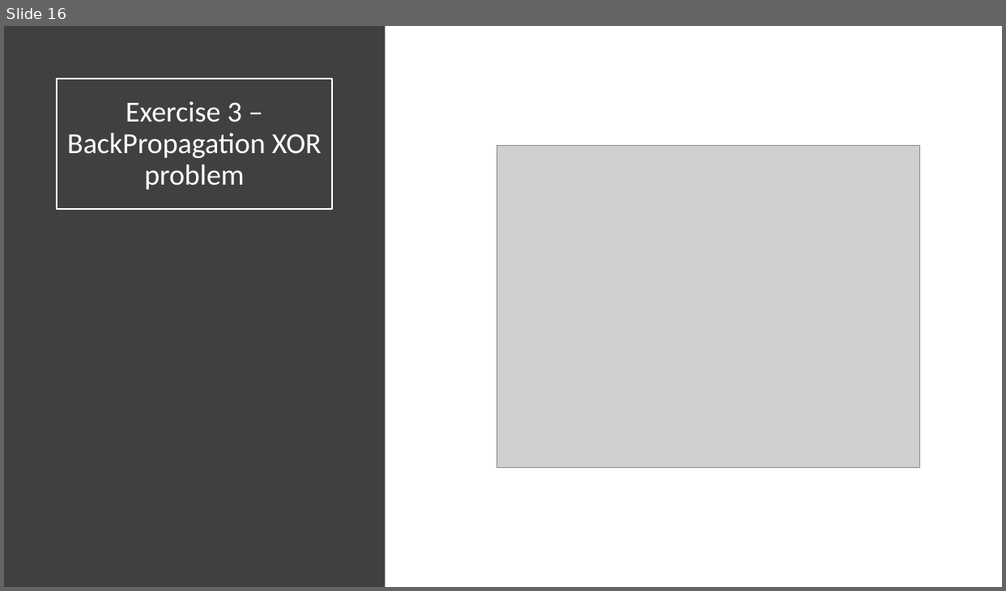
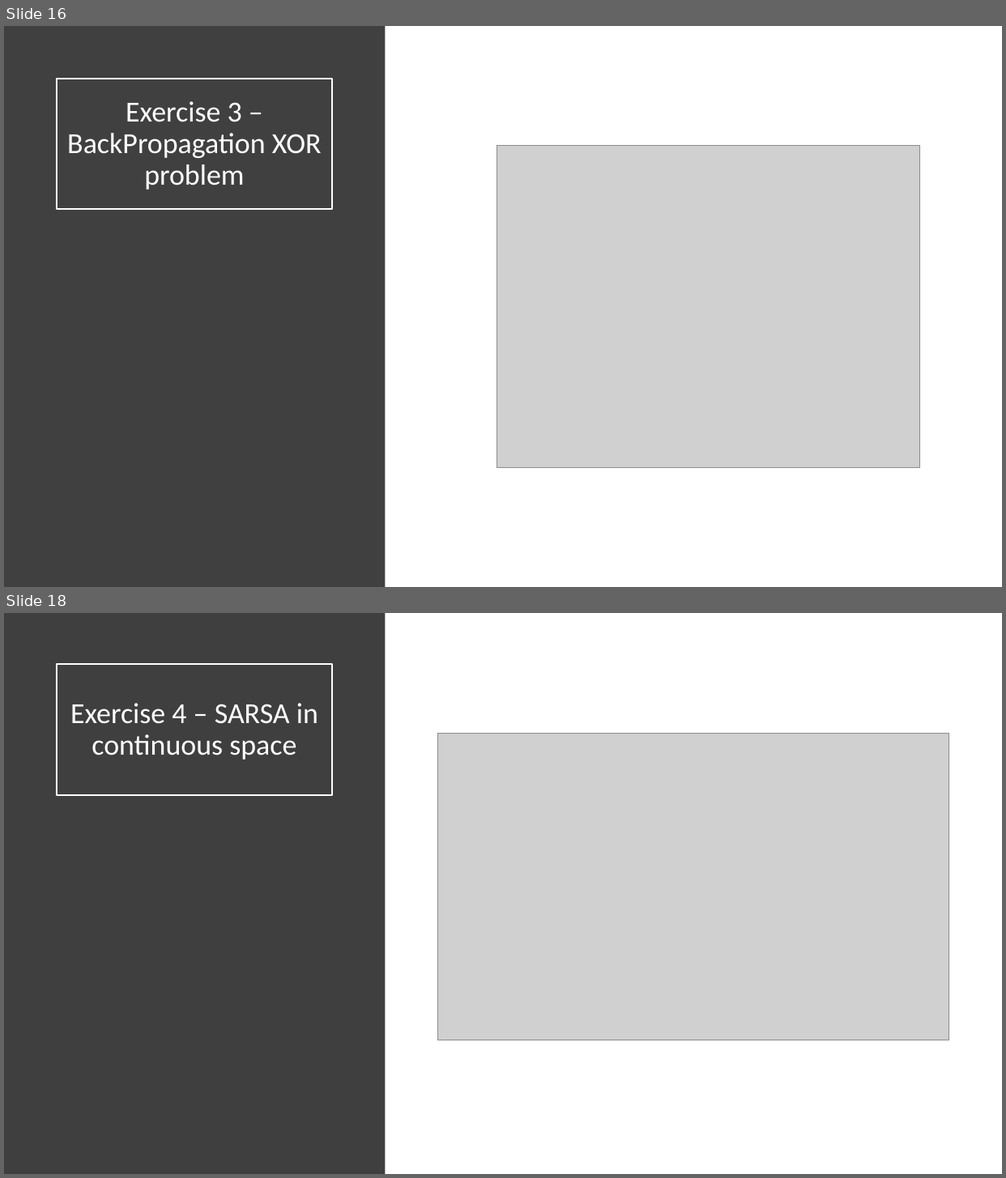
Before and after one commit to mpiffari/ReinforcementLearning2019, a slide deck: Presentation/SDU_SummerSchool_Presentation.pptx. Shown one above the other, each under a label of ours: slide 16 before the commit, slides 16 and 18 after it; the slides between them are not shown. The pictures are 1006x591 and 1006x1178 pixels, drawn with LibreOffice and Linux fonts; fonts in the diff are those of the drawing; grey boxes stand for pictures. Boxes give left, top, right and bottom in pixels: in the first picture for what was removed or moved away, otherwise in the second. Text is boxed around its words. In the diff, an @@ line names an element or a change of style, - is before the commit and + after.

```diff
--- a/Presentation/SDU_SummerSchool_Presentation.pptx
+++ b/Presentation/SDU_SummerSchool_Presentation.pptx
@@ slide 18 added at (4, 613, 1002, 1174), background #FFFFFF @@
@@ rectangle added at (4, 613, 385, 1174), fill #3F3F3F @@
@@ title added at (57, 664, 332, 796), outline #FFFFFF 1.5 pt, 28 pt, text #FFFFFF @@
+Exercise 4 – SARSA in continuous space
@@ picture added at (437, 734, 949, 1041) @@
```
Also in this commit, not shown: 1 slide changed, 1 other slide added, 5 other files.
